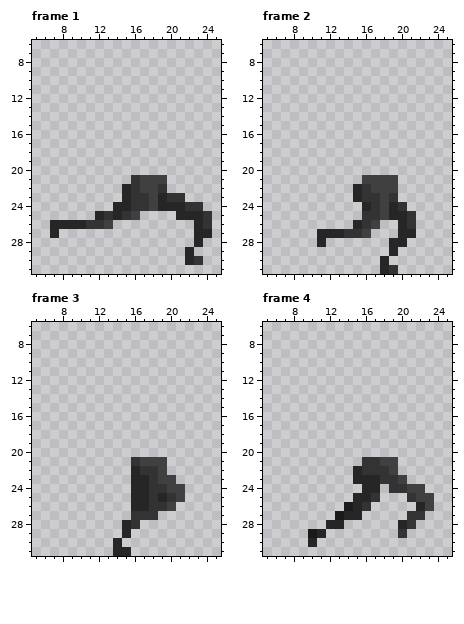
Two states of a pixel-art file, aseperite textures/run cycle.ase. Above, as it was before the edit.
32x32 pixels, 8 frames. Shown: frame 1: x 5..25, y 6..31; frame 2: x 5..25, y 6..31; frame 3: x 5..25, y 6..31; frame 4: x 5..25, y 6..31. The commit also changed other frames, which this record leaves out.
The result:
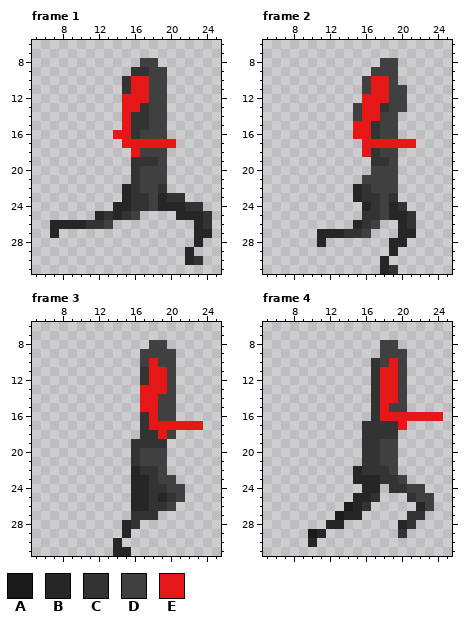
Palette (. is transparent): A #1a1a1a  B #262626  C #333333  D #404040  E #e61717
The exact change:
layer "body" now shown
Frame 1, layers "right arm", "body":
y 8: x 17..18 .. -> DD
y 9: x 16..19 .... -> CCDD
y 10..11: x 15..19 ..... -> CEEDD
y 12: x 15..19 ..... -> EEEDD
y 13: x 15..19 ..... -> EECDD
y 14..15: x 15..19 ..... -> ECCDD
y 16: x 14..19 ...... -> EECDDD
y 17: x 15..20 ...... -> EEEEEE
y 18: x 16..19 .... -> EDDD
y 19: x 16..19 .... -> CCCD
y 20: x 16..19 .... -> CDDD
Frame 2, layers "right arm", "body":
y 8: x 18..19 .. -> DD
y 9: x 17..19 ... -> DDD
y 10: x 16..19 .... -> DEED
y 11: x 16..20 ..... -> DEEDD
y 12: x 16..20 ..... -> EEEDD
y 13: x 15..20 ...... -> DEECDD
y 14: x 15..19 ..... -> DEEDD
y 15..16: x 15..19 ..... -> EECDD
y 17: x 16..21 ...... -> EEEEEE
y 18: x 16..19 .... -> ECDD
y 19: x 17..19 ... -> CCD
y 20: x 17..19 ... -> DDD
Frame 3, layers "right arm", "body":
y 8: x 18..19 .. -> DD
y 9: x 17..20 .... -> DDDD
y 10: x 17..20 .... -> DEDD
y 11..12: x 17..20 .... -> CEED
y 13: x 17..20 .... -> EEED
y 14..15: x 17..20 .... -> EEDD
y 16: x 17..20 .... -> CEDD
y 17: x 17..23 ....... -> CEEEEEE
y 18: x 17..20 .... -> CCED
y 19: x 16..19 .... -> CCCC
y 20: x 16..19 .... -> CDDD
Frame 4, layers "right arm", "body":
y 8: x 18..19 .. -> DD
y 9: x 18..20 ... -> DDD
y 10: x 17..20 .... -> CDED
y 11..14: x 17..20 .... -> CEED
y 15: x 17..20 .... -> CEDD
y 16: x 17..24 ........ -> CEEEEEEE
y 17: x 16..20 ..... -> CCCCE
y 18: x 16..19 .... -> CCCC
y 19..20: x 16..19 .... -> CCDD
